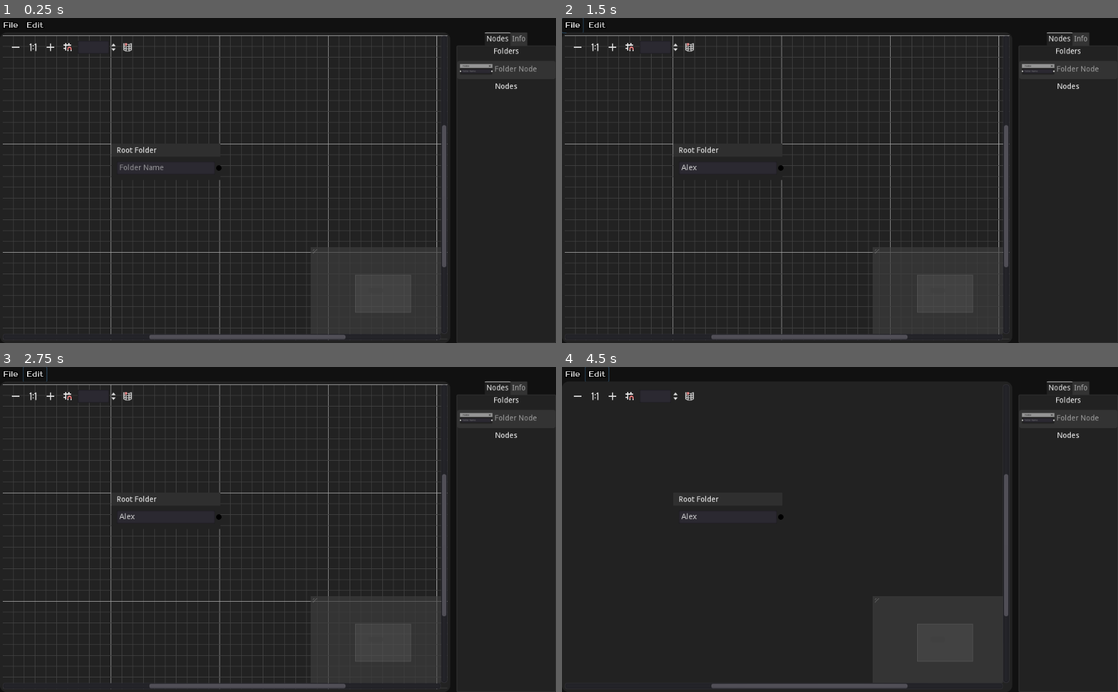
Above: before the commit, frames 1-4 (two rows, left to right).
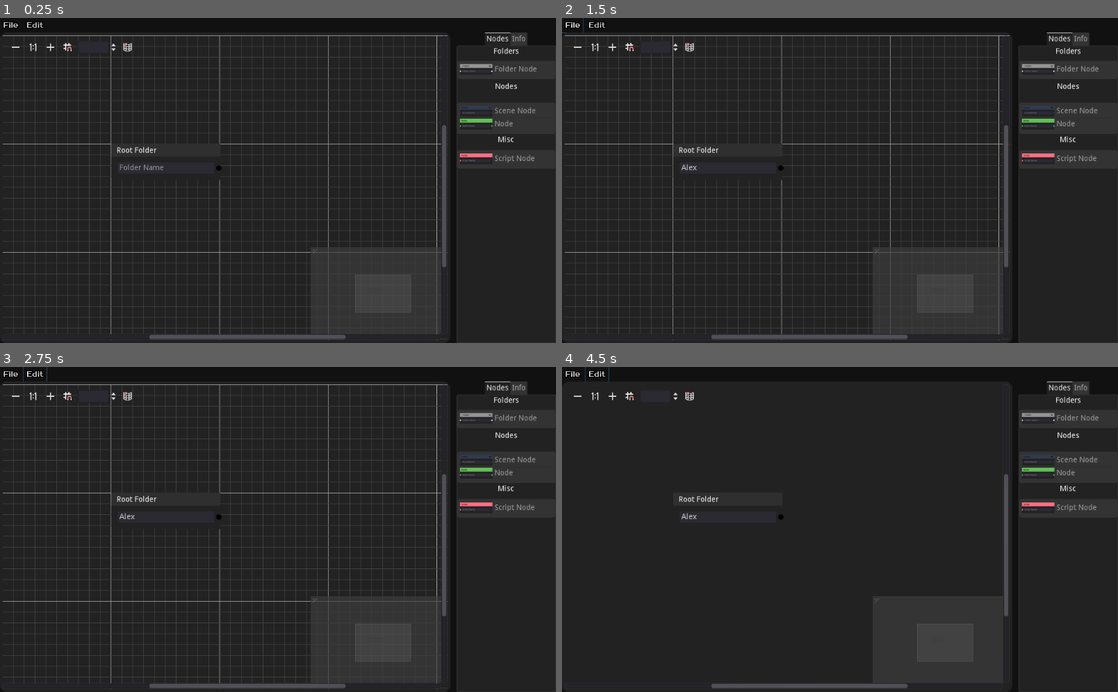
Above: after the commit, the same moments.

Repository: Mercadud/Godot-Project-Planner-Exporter
Game: Godot game, scene res://Scenes/Pages/Main Page.tscn
Same seed, same stepped clock (60 frames per second), same inputs: the game is played once before the commit and once after it.
Inputs (mouse positions are in pixels of both pictures, inside the frame that each line leads up to):
- Up to frame 1 (0.25 s): no input
- Up to frame 2 (1.5 s): click (728, 167) at 0.52 s; type "Alex" at 0.6 s; click "File" at 1.25 s
- Up to frame 3 (2.75 s): click "Edit" at 2 s
- Up to frame 4 (4.5 s): click (578, 396) at 2.75 s; click (612, 396) at 3.5 s; click (628, 396) at 4.25 s

The runs differ from the first frame. In frame 1, 0.5% of the frame differs, in the area x 82-97%, y 26-45%; in frame 2, 0.5%; in frame 3, 0.5%; in frame 4, 0.5%.

Commit message:
added buttons for every node, and prevented users from connecting nodes they shouldn't be able to connect

Diff:
--- a/Scenes/Pages/Main Page.tscn
+++ b/Scenes/Pages/Main Page.tscn
@@ -7,6 +7,10 @@
 [ext_resource path="res://Assets/Nodes/Folder.png" type="Texture" id=5]
 [ext_resource path="res://Script/Tree/editor/GraphEdit.gd" type="Script" id=6]
 [ext_resource path="res://Script/main.gd" type="Script" id=7]
+[ext_resource path="res://Assets/Nodes/Scene.png" type="Texture" id=8]
+[ext_resource path="res://Themes/main/itemLists.tres" type="StyleBox" id=9]
+[ext_resource path="res://Assets/Nodes/Script.png" type="Texture" id=10]
+[ext_resource path="res://Assets/Nodes/Node.png" type="Texture" id=11]
 
 [sub_resource type="StyleBoxFlat" id=1]
 bg_color = Color( 0.0705882, 0.0705882, 0.0705882, 1 )
@@ -69,17 +73,6 @@
 bg_color = Color( 0.137255, 0.137255, 0.137255, 1 )
 corner_detail = 20
 anti_aliasing_size = 5
-
-[sub_resource type="StyleBoxFlat" id=8]
-content_margin_left = 5.0
-content_margin_right = 5.0
-content_margin_top = 5.0
-content_margin_bottom = 5.0
-bg_color = Color( 0.203922, 0.203922, 0.203922, 1 )
-corner_radius_top_left = 5
-corner_radius_top_right = 5
-corner_radius_bottom_right = 5
-corner_radius_bottom_left = 5
 
 [node name="Main Page" type="Control"]
 anchor_right = 1.0
@@ -182,7 +175,7 @@
 
 [node name="Folders" type="VSplitContainer" parent="Mount/MainWindow/Editor/Select/Nodes"]
 margin_right = 200.0
-margin_bottom = 60.0
+margin_bottom = 61.0
 dragger_visibility = 2
 
 [node name="Folders" type="Label" parent="Mount/MainWindow/Editor/Select/Nodes/Folders"]
@@ -196,17 +189,17 @@
 [node name="ItemList" type="ItemList" parent="Mount/MainWindow/Editor/Select/Nodes/Folders"]
 margin_top = 27.0
 margin_right = 200.0
-margin_bottom = 60.0
-custom_styles/bg = SubResource( 8 )
+margin_bottom = 61.0
+custom_styles/bg = ExtResource( 9 )
 items = [ "Folder Node", ExtResource( 5 ), false ]
 auto_height = true
 same_column_width = true
 script = ExtResource( 4 )
 
 [node name="Nodes" type="VSplitContainer" parent="Mount/MainWindow/Editor/Select/Nodes"]
-margin_top = 64.0
-margin_right = 200.0
-margin_bottom = 91.0
+margin_top = 65.0
+margin_right = 200.0
+margin_bottom = 162.0
 
 [node name="Nodes" type="Label" parent="Mount/MainWindow/Editor/Select/Nodes/Nodes"]
 margin_right = 200.0
@@ -216,6 +209,34 @@
 align = 1
 valign = 1
 
+[node name="ItemList" type="ItemList" parent="Mount/MainWindow/Editor/Select/Nodes/Nodes"]
+margin_top = 39.0
+margin_right = 200.0
+margin_bottom = 97.0
+custom_styles/bg = ExtResource( 9 )
+items = [ "Scene Node", ExtResource( 8 ), false, "Node", ExtResource( 11 ), false ]
+auto_height = true
+
+[node name="Misc" type="VSplitContainer" parent="Mount/MainWindow/Editor/Select/Nodes"]
+margin_top = 166.0
+margin_right = 200.0
+margin_bottom = 226.0
+
+[node name="Label" type="Label" parent="Mount/MainWindow/Editor/Select/Nodes/Misc"]
+margin_right = 200.0
+margin_bottom = 14.0
+text = "Misc"
+align = 1
+valign = 1
+
+[node name="ItemList" type="ItemList" parent="Mount/MainWindow/Editor/Select/Nodes/Misc"]
+margin_top = 26.0
+margin_right = 200.0
+margin_bottom = 60.0
+custom_styles/bg = ExtResource( 9 )
+items = [ "Script Node", ExtResource( 10 ), false ]
+auto_height = true
+
 [node name="Info" type="VBoxContainer" parent="Mount/MainWindow/Editor/Select"]
 visible = false
 anchor_right = 1.0
@@ -224,9 +245,19 @@
 margin_top = 25.0
 margin_right = -1.0
 margin_bottom = -1.0
+
+[node name="Warnings" type="Node" parent="Mount/MainWindow"]
+
+[node name="WindowDialog" type="WindowDialog" parent="Mount/MainWindow/Warnings"]
+margin_right = 48.0
+margin_bottom = 40.0
+window_title = "Cannot connect these 2 nodes"
 [connection signal="gui_input" from="." to="." method="_on_Main_Page_gui_input"]
 [connection signal="resized" from="Mount/MainWindow/Editor" to="Mount/MainWindow/Editor" method="_on_Editor_resized"]
 [connection signal="connection_request" from="Mount/MainWindow/Editor/Graph/GraphEdit" to="Mount/MainWindow/Editor/Graph/GraphEdit" method="_on_GraphEdit_connection_request"]
+[connection signal="disconnection_request" from="Mount/MainWindow/Editor/Graph/GraphEdit" to="Mount/MainWindow/Editor/Graph/GraphEdit" method="_on_GraphEdit_disconnection_request"]
 [connection signal="mouse_entered" from="Mount/MainWindow/Editor/Graph/GraphEdit" to="Mount/MainWindow/Editor/Graph/GraphEdit" method="_on_GraphEdit_mouse_entered"]
 [connection signal="mouse_exited" from="Mount/MainWindow/Editor/Graph/GraphEdit" to="Mount/MainWindow/Editor/Graph/GraphEdit" method="_on_GraphEdit_mouse_exited"]
 [connection signal="item_activated" from="Mount/MainWindow/Editor/Select/Nodes/Folders/ItemList" to="Mount/MainWindow/Editor/Graph/GraphEdit" method="_on_Folder_item_activated"]
+[connection signal="item_activated" from="Mount/MainWindow/Editor/Select/Nodes/Nodes/ItemList" to="Mount/MainWindow/Editor/Graph/GraphEdit" method="_on_Nodes_item_activated"]
+[connection signal="item_activated" from="Mount/MainWindow/Editor/Select/Nodes/Misc/ItemList" to="Mount/MainWindow/Editor/Graph/GraphEdit" method="_on_Misc_item_activated"]
--- a/Scenes/assets/Folders.tscn
+++ /dev/null
@@ -1,12 +0,0 @@
-[gd_scene load_steps=2 format=2]
-
-[ext_resource path="res://Assets/Nodes/Folder.png" type="Texture" id=1]
-
-[node name="Folders" type="Node2D"]
-
-[node name="Folder" type="Sprite" parent="."]
-scale = Vector2( 0.2, 0.2 )
-texture = ExtResource( 1 )
-centered = false
-region_enabled = true
-region_rect = Rect2( 0, 0, 807, 273 )
--- a/Scenes/nodes/Script.tscn
+++ b/Scenes/nodes/Script.tscn
@@ -1,7 +1,8 @@
-[gd_scene load_steps=3 format=2]
+[gd_scene load_steps=4 format=2]
 
 [ext_resource path="res://Themes/Nodes/Script/SelectedFrame.tres" type="StyleBox" id=1]
 [ext_resource path="res://Themes/Nodes/Script/Frame.tres" type="StyleBox" id=2]
+[ext_resource path="res://Script/Tree/nodes/Script.gd" type="Script" id=3]
 
 [node name="Script" type="GraphNode"]
 margin_left = 6.0
@@ -17,6 +18,7 @@
 slot/0/right_enabled = false
 slot/0/right_type = 0
 slot/0/right_color = Color( 1, 1, 1, 1 )
+script = ExtResource( 3 )
 __meta__ = {
 "_edit_use_anchors_": false
 }
--- a/Script/Tree/editor/GraphEdit.gd
+++ b/Script/Tree/editor/GraphEdit.gd
@@ -3,6 +3,10 @@
 
 var mouseLocation
 var recordMouseLocation = false
+
+var spawnLoc = Vector2(20,20)
+
+var nodeCount = 1
 
 
 func _ready():
@@ -15,8 +19,9 @@
 func spawnNode(nodeName, dragged):
 	var node = load("res://Scenes/nodes/" + nodeName + ".tscn")
 	var inst = node.instance()
-
+	inst.offset += spawnLoc + (nodeCount * Vector2(20,20))
 	add_child(inst)
+	nodeCount += 1
 
 
 func _on_GraphEdit_mouse_entered():
@@ -29,5 +34,44 @@
 	spawnNode("Folder", false)
 
 
+func _on_Nodes_item_activated(index):
+	if index == 0:
+		spawnNode("Scene", false)
+	if index == 1:
+		spawnNode("Node", false)
+
+
+func _on_Misc_item_activated(index):
+	spawnNode("Script", false)
+
+
 func _on_GraphEdit_connection_request(from, from_slot, to, to_slot):
-	connect_node(from, from_slot, to, to_slot)
+	print(from)
+	print(to)
+	if "Folder" in from or "RootFolder" in from:
+		if "Script" in to:
+			if checkScriptConnected(to):
+				connect_node(from, from_slot, to, to_slot)
+		elif !"Node" in to:
+			connect_node(from, from_slot, to, to_slot)
+		else:
+			print(str(from) + " and " + str(to) + " do not connect")
+	if "Scene" in from or "Node" in from:
+		if "Node" in to or "Scene" in to:
+			connect_node(from, from_slot, to, to_slot)
+
+
+func checkScriptConnected(scriptNode):
+	print(str(get_node(scriptNode)))
+	if get_node(scriptNode).connected == false:
+		get_node(scriptNode).connectedToNode()
+		print("connected")
+		return true
+	else:
+		print("can't connect")
+		return false
+
+func _on_GraphEdit_disconnection_request(from, from_slot, to, to_slot):
+	if "Script" in to:
+		get_node(to).disconnectedFromNode()
+	disconnect_node(from, from_slot, to, to_slot)
--- /dev/null
+++ b/Script/Tree/nodes/Script.gd
@@ -0,0 +1,12 @@
+extends GraphNode
+
+var connected = false
+
+func _ready():
+	pass
+
+func connectedToNode():
+	connected = true
+
+func disconnectedFromNode():
+	connected = false
--- /dev/null
+++ b/Themes/main/itemLists.tres
@@ -0,0 +1,12 @@
+[gd_resource type="StyleBoxFlat" format=2]
+
+[resource]
+content_margin_left = 5.0
+content_margin_right = 5.0
+content_margin_top = 5.0
+content_margin_bottom = 5.0
+bg_color = Color( 0.203922, 0.203922, 0.203922, 1 )
+corner_radius_top_left = 5
+corner_radius_top_right = 5
+corner_radius_bottom_right = 5
+corner_radius_bottom_left = 5
Binary file added: Assets/Nodes/Node.png
Not shown, added: Assets/Nodes/Node.png.import
Binary file added: Assets/Nodes/Scene.png
Not shown, added: Assets/Nodes/Scene.png.import
Binary file added: Assets/Nodes/Script.png
Not shown, added: Assets/Nodes/Script.png.import
Not shown: 1 places in Scenes/Pages/Main Page.tscn that only renumber resources
